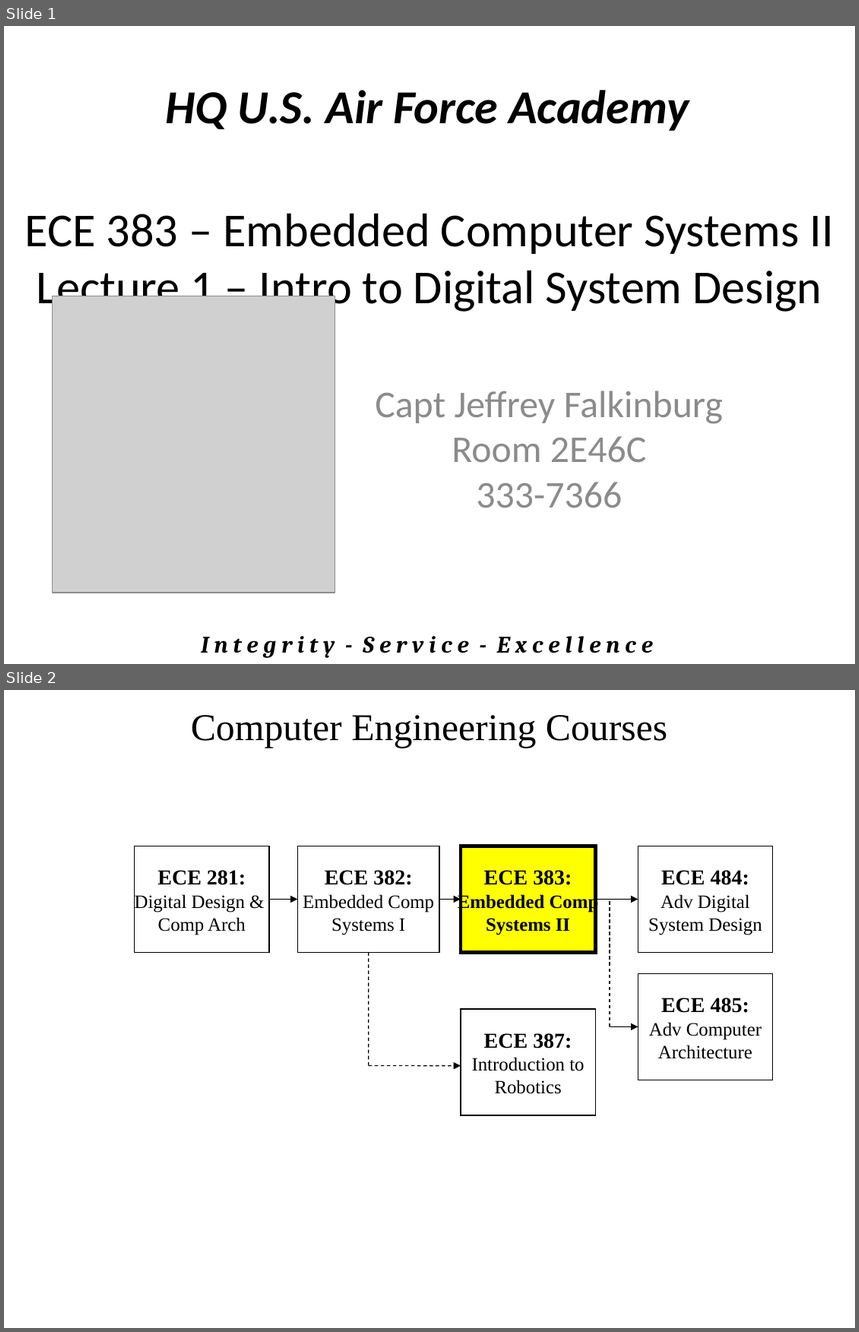
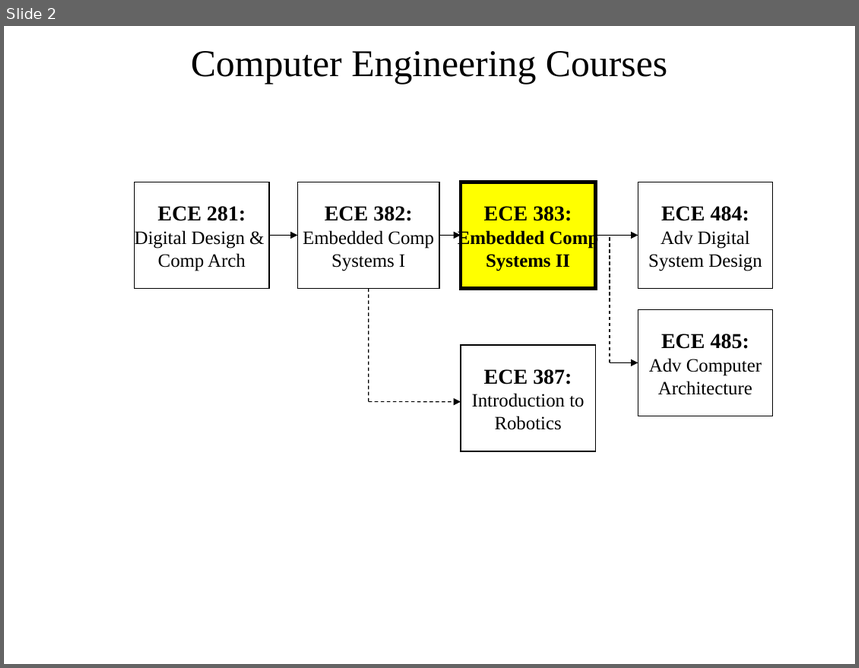
Before and after one commit to jfalkinburg/ECE383_web, a slide deck: lecture/slides/ECE_383_Lec1.pptx. Shown one above the other, each under a label of ours: slides 1 and 2 before the commit, slide 2 after it. The pictures are 859x1332 and 859x668 pixels, drawn with LibreOffice and Linux fonts; fonts in the diff are those of the drawing; grey boxes stand for pictures. Boxes give left, top, right and bottom in pixels: in the first picture for what was removed or moved away, otherwise in the second. Text is boxed around its words. In the diff, an @@ line names an element or a change of style, - is before the commit and + after.

```diff
--- a/lecture/slides/ECE_383_Lec1.pptx
+++ b/lecture/slides/ECE_383_Lec1.pptx
@@ slide 1 removed at box(4, 26, 855, 664), background #FFFFFF @@
@@ text removed at box(165, 90, 689, 131) @@
-HQ U.S. Air Force Academy
@@ title removed at box(25, 213, 834, 315) @@
-ECE 383 – Embedded Computer Systems II
-Lecture 1 – Intro to Digital System Design
@@ picture removed at box(53, 297, 335, 594) @@
@@ subtitle removed at box(375, 391, 723, 508) @@
-Capt Jeffrey Falkinburg
-Room 2E46C
-333-7366
@@ text removed at box(201, 636, 653, 658) @@
-I n t e g r i t y - S e r v i c e - E x c e l l e n c e
```
Also in this commit, not shown: 14 slides changed, 2 slides added, 3 other files.
